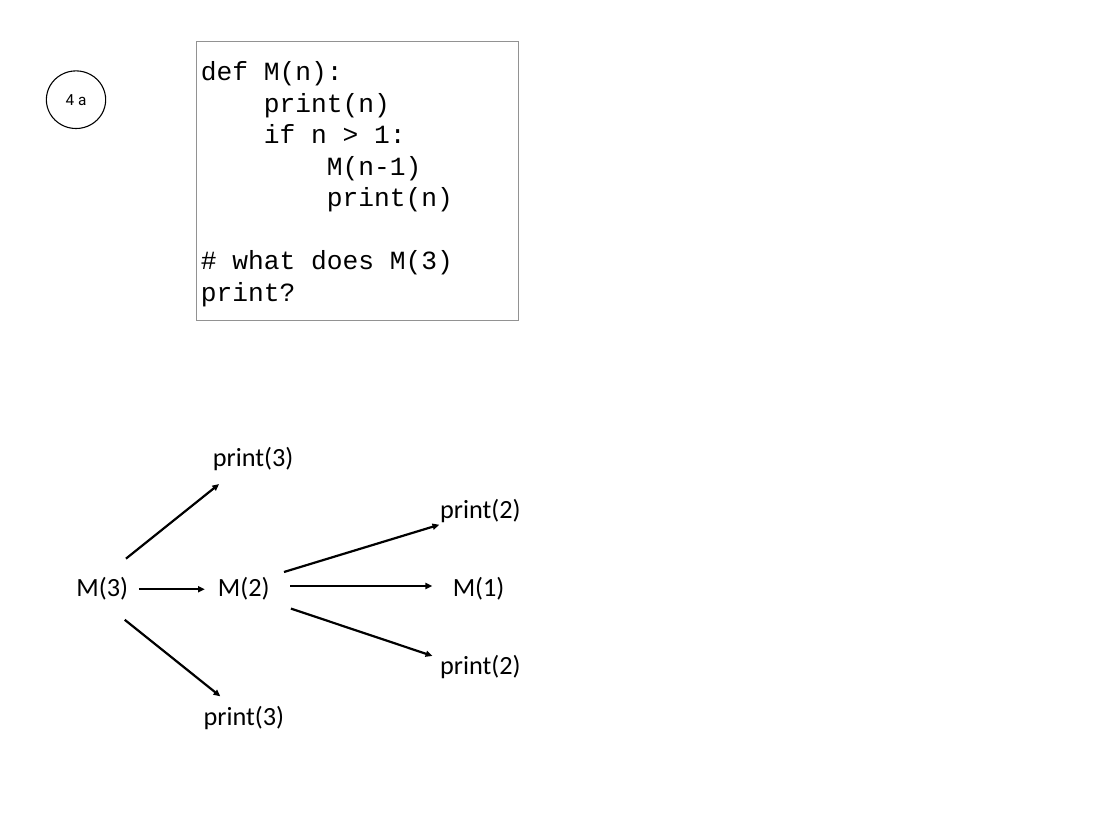
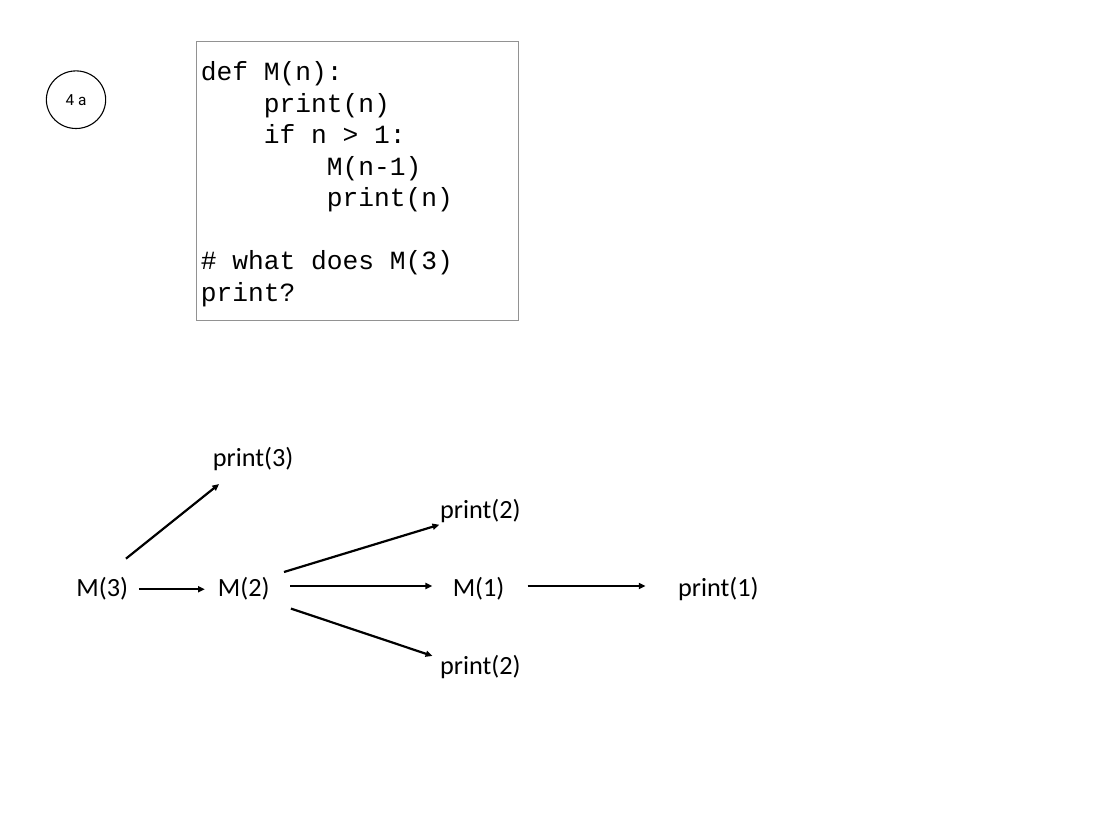
Before and after one commit to Jsus00G/CS-320-Projects-P, a slide deck: slide 114 of lecture-material/07-Recursion_and_Graphs/07-recursion-worksheet-solution.pptx. Drawn at 1120x840 pixels with LibreOffice and Linux fonts; fonts in the diff are those of the drawing. Boxes give left, top, right and bottom in pixels: in the first picture for what was removed or moved away, otherwise in the second. Text is boxed around its words. In the diff, an @@ line names an element or a change of style, - is before the commit and + after.

```diff
--- a/lecture-material/07-Recursion_and_Graphs/07-recursion-worksheet-solution.pptx
+++ b/lecture-material/07-Recursion_and_Graphs/07-recursion-worksheet-solution.pptx
@@ arrow moved from (124, 620) - (221, 696) to (528, 586) - (646, 586) @@
@@ text added at [678, 577, 758, 601], 24 pt, text #000000 @@
+print(1)
@@ text removed at [204, 706, 284, 730] @@
-print(3)
```
Also in this commit, not shown: 9 other slides changed, 2 other files.
